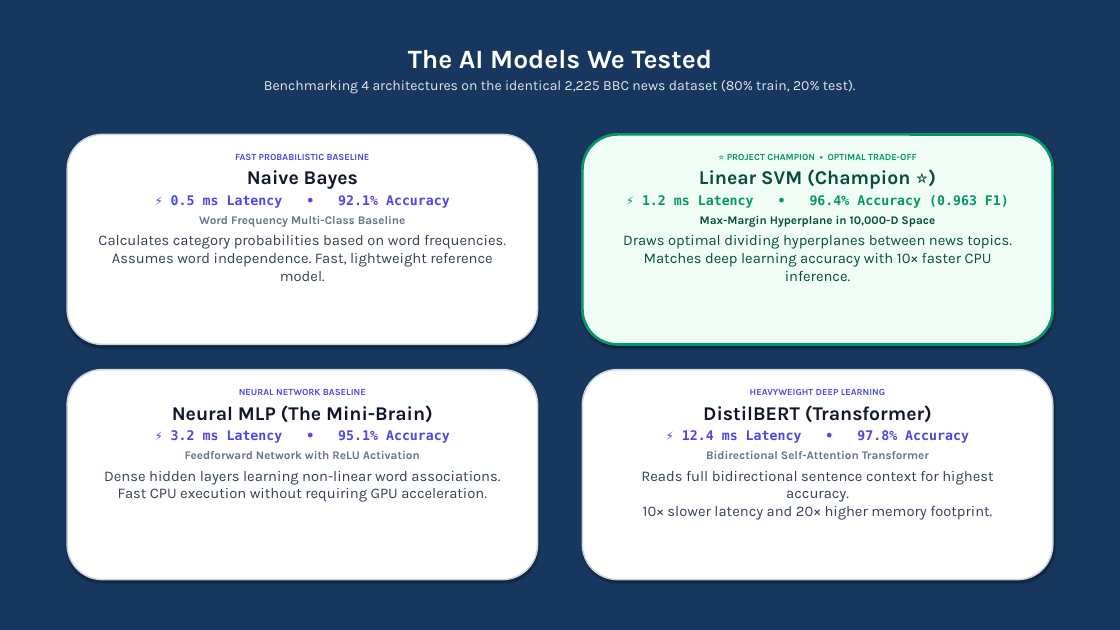
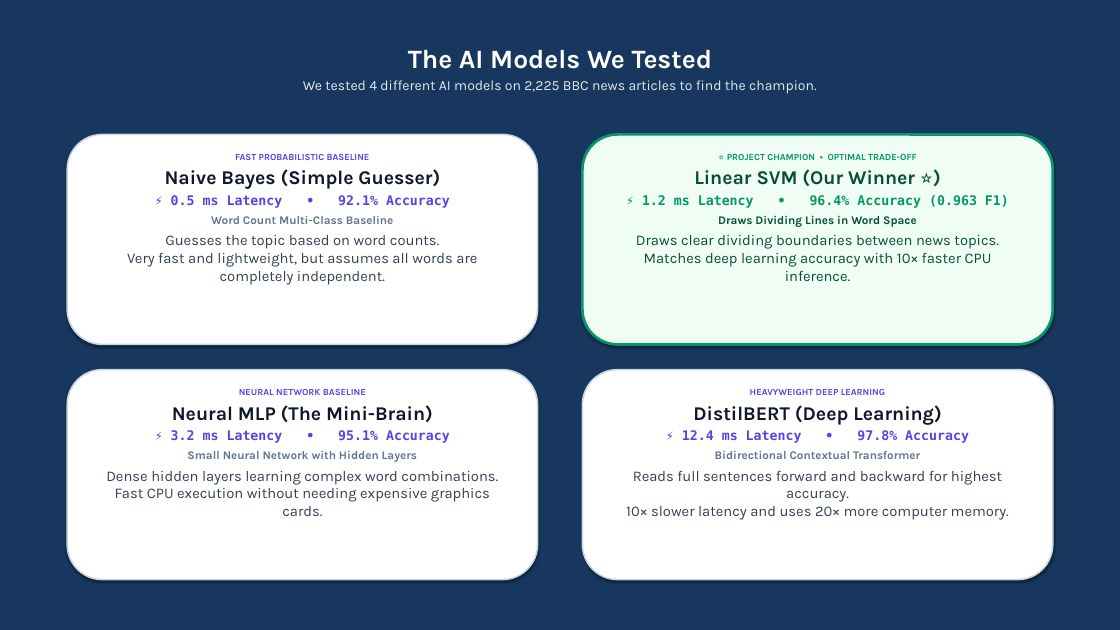
Before and after one commit to Abhijeet0848/NewsLens, a slide deck: slide 8 of docs/NewsScope_Presentation.pptx. Drawn at 1120x630 pixels with LibreOffice and Linux fonts; fonts in the diff are those of the drawing. Boxes give left, top, right and bottom in pixels: in the first picture for what was removed or moved away, otherwise in the second. Text is boxed around its words. In the diff, an @@ line names an element or a change of style, - is before the commit and + after.

Commit message:
presentation: polish all 15 slides with simple English and clean visual hierarchy

```diff
--- a/docs/NewsScope_Presentation.pptx
+++ b/docs/NewsScope_Presentation.pptx
@@ text at (303, 80, 816, 94): text changed @@
-Benchmarking 4 architectures on the identical 2,225 BBC news dataset (80% train, 20% test).
+We tested 4 different AI models on 2,225 BBC news articles to find the champion.
@@ text at (165, 169, 440, 189): text changed @@
-Naive Bayes
+Naive Bayes (Simple Guesser)
@@ text at (694, 169, 915, 186): text changed @@
-Linear SVM (Champion ⭐)
+Linear SVM (Our Winner ⭐)
@@ text at (127, 216, 477, 285): text changed @@
-Word Frequency Multi-Class Baseline
-Calculates category probabilities based on word frequencies.
-Assumes word independence. Fast, lightweight reference model.
+Word Count Multi-Class Baseline
+Guesses the topic based on word counts.
+Very fast and lightweight, but assumes all words are completely independent.
@@ text at (636, 215, 999, 281): text changed @@
-Max-Margin Hyperplane in 10,000-D Space
-Draws optimal dividing hyperplanes between news topics.
-Matches deep learning accuracy with 10× faster CPU inference.
+Draws Dividing Lines in Word Space
+Draws clear dividing boundaries between news topics.
+Matches deep learning accuracy with 10× faster CPU inference.
@@ text at (693, 405, 941, 425): text changed @@
-DistilBERT (Transformer)
+DistilBERT (Deep Learning)
@@ text at (106, 451, 498, 516): text changed @@
-Feedforward Network with ReLU Activation
-Dense hidden layers learning non-linear word associations.
-Fast CPU execution without requiring GPU acceleration.
+Small Neural Network with Hidden Layers
+Dense hidden layers learning complex word combinations.
+Fast CPU execution without needing expensive graphics cards.
@@ text at (626, 451, 1009, 520): text changed @@
-Bidirectional Self-Attention Transformer
-Reads full bidirectional sentence context for highest accuracy.
-10× slower latency and 20× higher memory footprint.
+Bidirectional Contextual Transformer
+Reads full sentences forward and backward for highest accuracy.
+10× slower latency and uses 20× more computer memory.
```
Also in this commit, not shown: 14 other slides changed, 3 other files.
